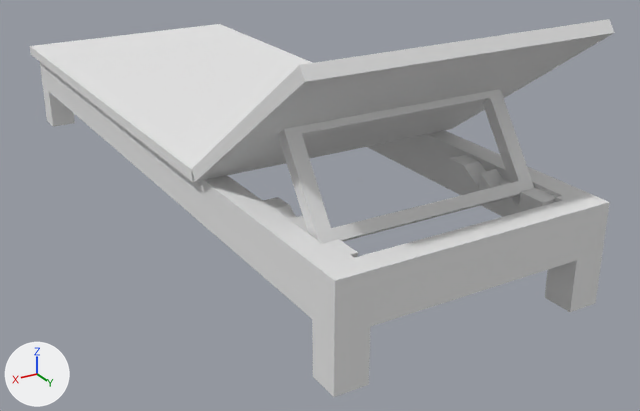
The glTF model public/models/beach/sunbed.glb as it was, and as the next commit left it.
Both versions are drawn from a camera (50 mm lens) standing at (1.03, 2.071, 0.939) and looking at (-0.092, 0.201, 0.004). The lights are fixed; the arrows at lower left show +X, +Y and +Z. The picture after the commit comes second. Where no turn or scale is listed for an object, it has been applied to the vertices. Vertices at exactly the same position are counted once.

Names of what the first picture shows: 'sunbed'.
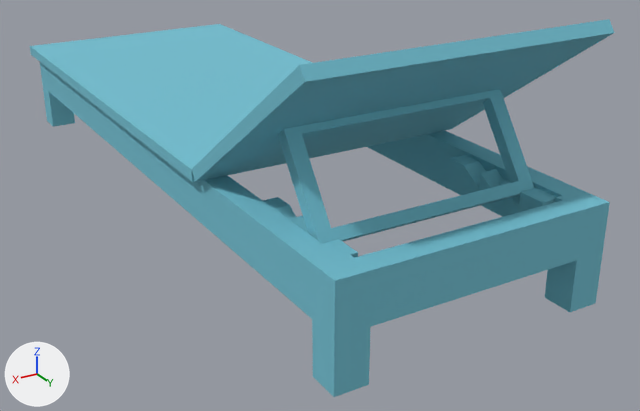
Where the change shows, as pixel boxes [x1, y1, x2, y2] in the pictures (640 x 411 px):
```json
{"part": 1, "of": "me_mesh_244", "change": "recoloured", "before": [30, 19, 614, 397], "after": [30, 19, 614, 397], "on screen": "white to cyan"}
```

Edits to the scene script, one JSON object a line:
```json
{"block": "me_mesh_244", "where": "me_mesh_244.from_pydata(...)  # 156 vertices, 194 faces; spans x -0.35..0.35, y -0.95..0.95, z -0.29..0.29"}
{"block": "me_mesh_244", "where": "# used by ob_sunbed; location = (0.0, 0.0, 0.295)"}
{"block": "me_mesh_244", "change": "me_mesh_244 part 1: 194 faces centred in x -0.35..0.35, y -0.95..0.95, z -0.22..0.29 are repainted in the vertex colours; the middle colour goes from white #ffffff to cyan #7fd4e8"}
```
